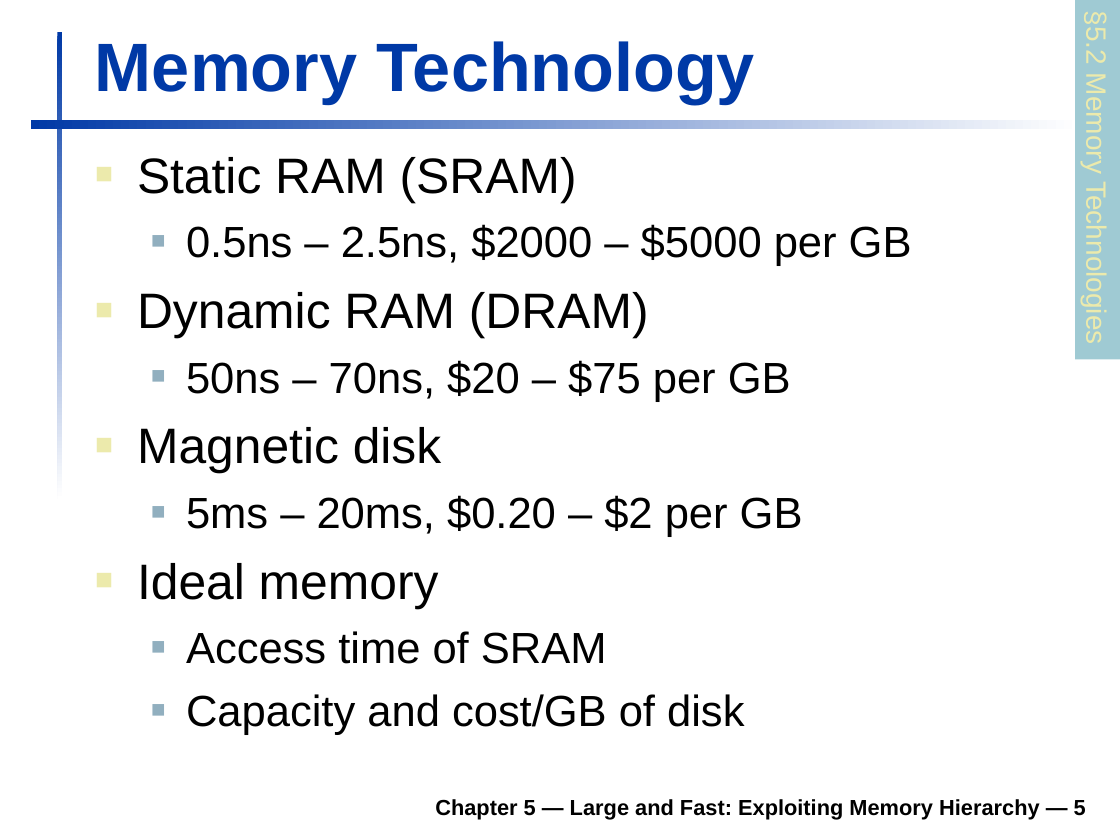
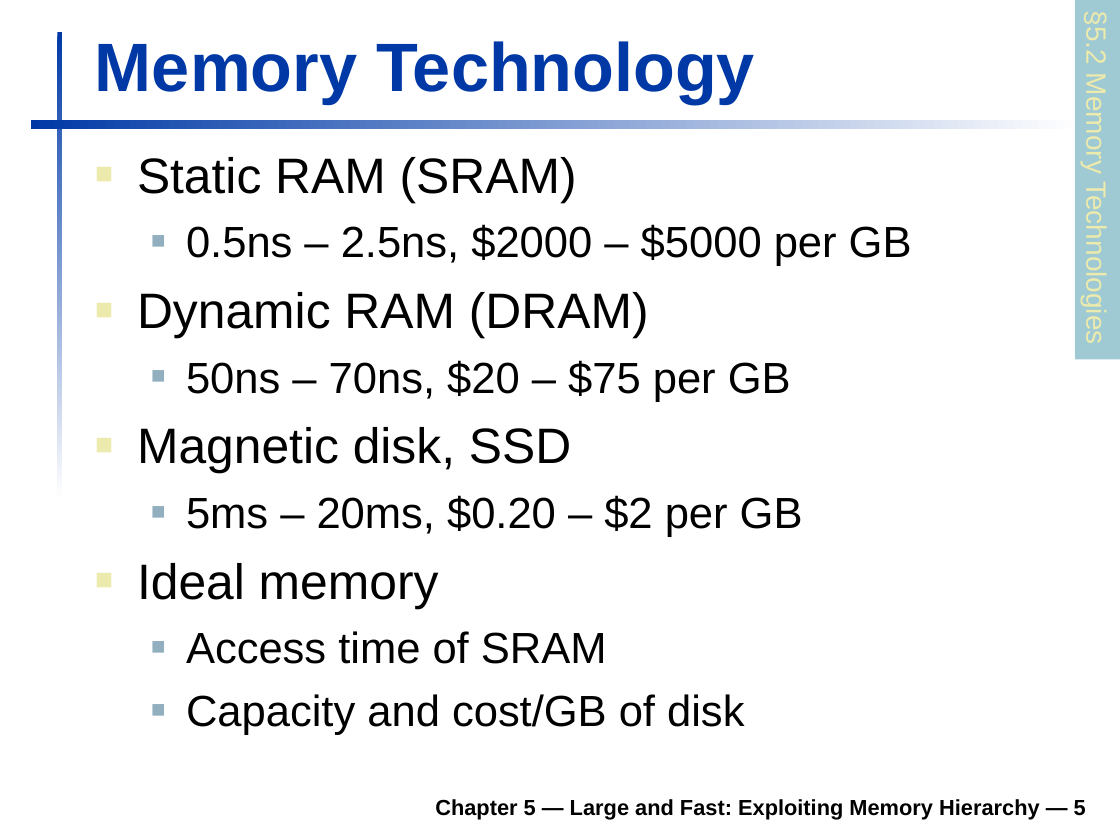
Before and after one commit to TheLethalCode/KGP_Academics, a slide deck: slide 5 of Sem_5/COA/Slides/6_MemoryHieararchy.ppt. Drawn at 1120x840 pixels with LibreOffice and Linux fonts; fonts in the diff are those of the drawing; background and template pictures are left out. Boxes give left, top, right and bottom in pixels: in the first picture for what was removed or moved away, otherwise in the second. Text is boxed around its words. In the diff, an @@ line names an element or a change of style, - is before the commit and + after.

```diff
--- a/Sem_5/COA/Slides/6_MemoryHieararchy.ppt
+++ b/Sem_5/COA/Slides/6_MemoryHieararchy.ppt
@@ text at [137, 427, 571, 474]: text changed @@
-■ Magnetic disk
+■ Magnetic disk, SSD
```
Also in this commit, not shown: 9 other slides changed, 3 slides added, 30 slides removed.
